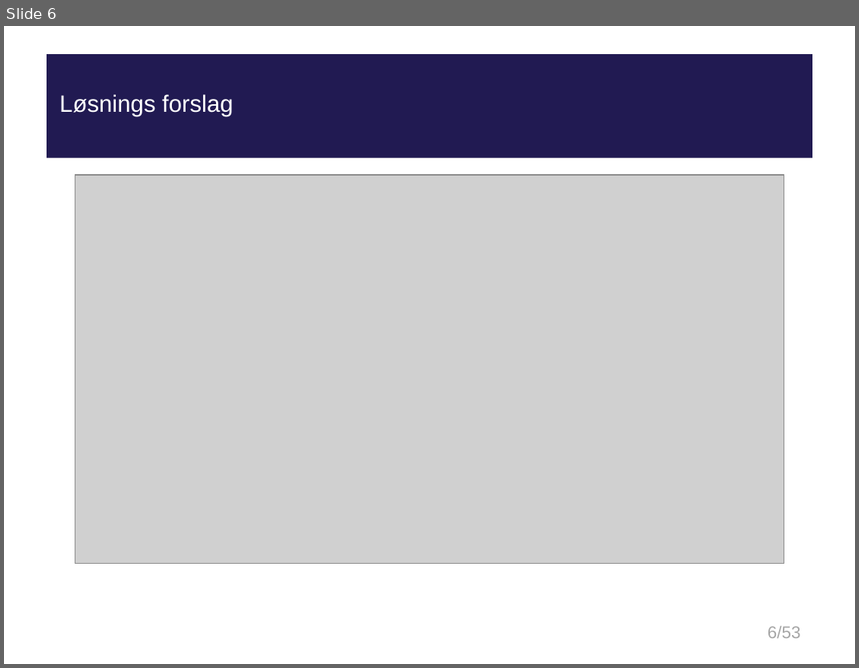
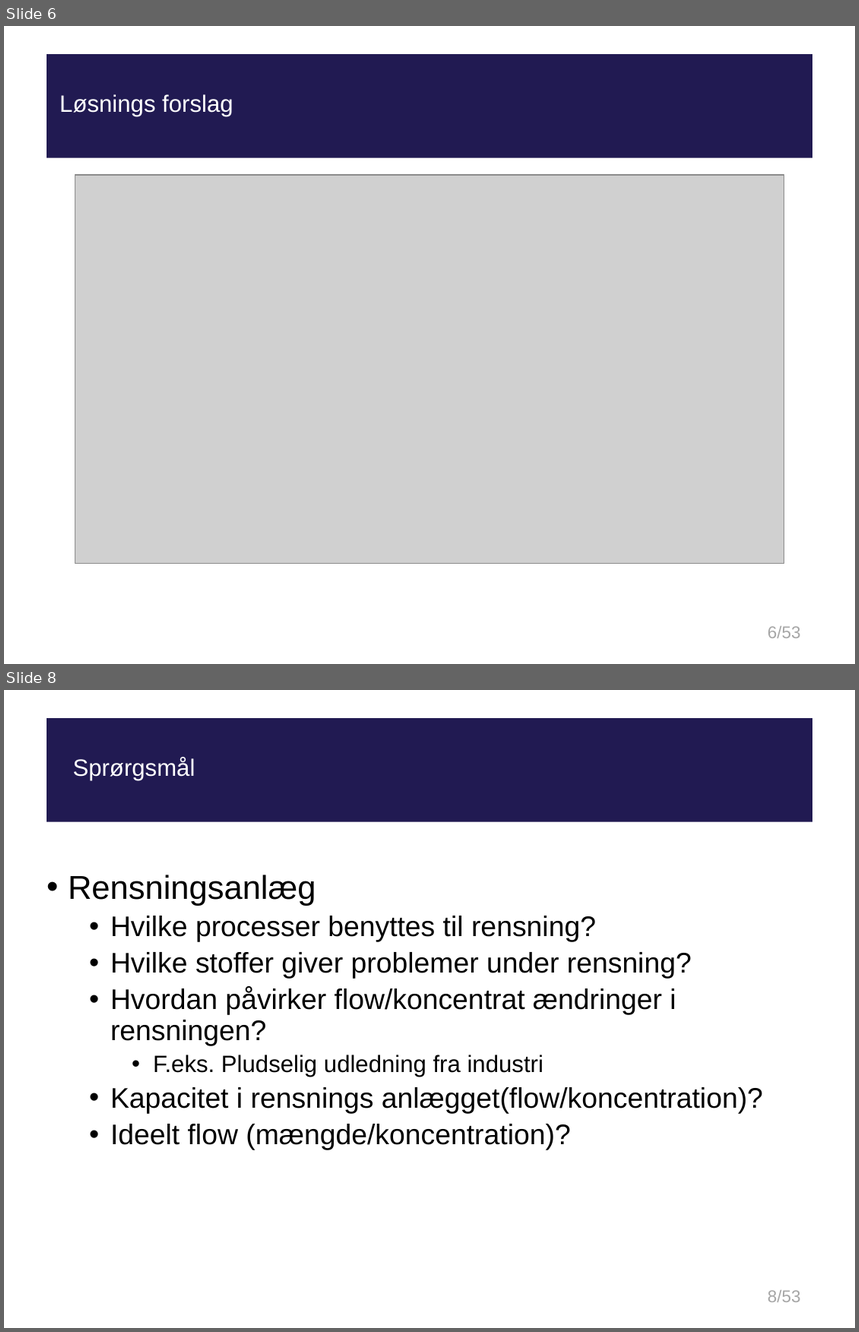
Before and after one commit to tpilga12/P10, a slide deck: Fredericia/presentation/presentation.pptx. Shown one above the other, each under a label of ours: slide 6 before the commit, slides 6 and 8 after it; the slides between them are not shown. The pictures are 859x668 and 859x1332 pixels, drawn with LibreOffice and Linux fonts; fonts in the diff are those of the drawing; grey boxes stand for pictures; background and template pictures are left out. Boxes give left, top, right and bottom in pixels: in the first picture for what was removed or moved away, otherwise in the second. Text is boxed around its words. In the diff, an @@ line names an element or a change of style, - is before the commit and + after.

```diff
--- a/Fredericia/presentation/presentation.pptx
+++ b/Fredericia/presentation/presentation.pptx
@@ slide 8 added at bbox=[4, 690, 855, 1328], background #FFFFFF; not listed: 2 template elements that a slide beside it also shows @@
@@ title added at bbox=[73, 758, 196, 781], 20 pt, text #FFFFFF @@
+Sprørgsmål
@@ subtitle added at bbox=[68, 875, 763, 1151], 24 pt, text #000000 @@
+• Rensningsanlæg
+  • Hvilke processer benyttes til rensning?
+  • Hvilke stoffer giver problemer under rensning?
+  • Hvordan påvirker flow/koncentrat ændringer i rensningen?
+    • F.eks. Pludselig udledning fra industri
+  • Kapacitet i rensnings anlægget(flow/koncentration)?
+  • Ideelt flow (mængde/koncentration)?
```
Also in this commit, not shown: 2 slides changed, 2 other slides added.
